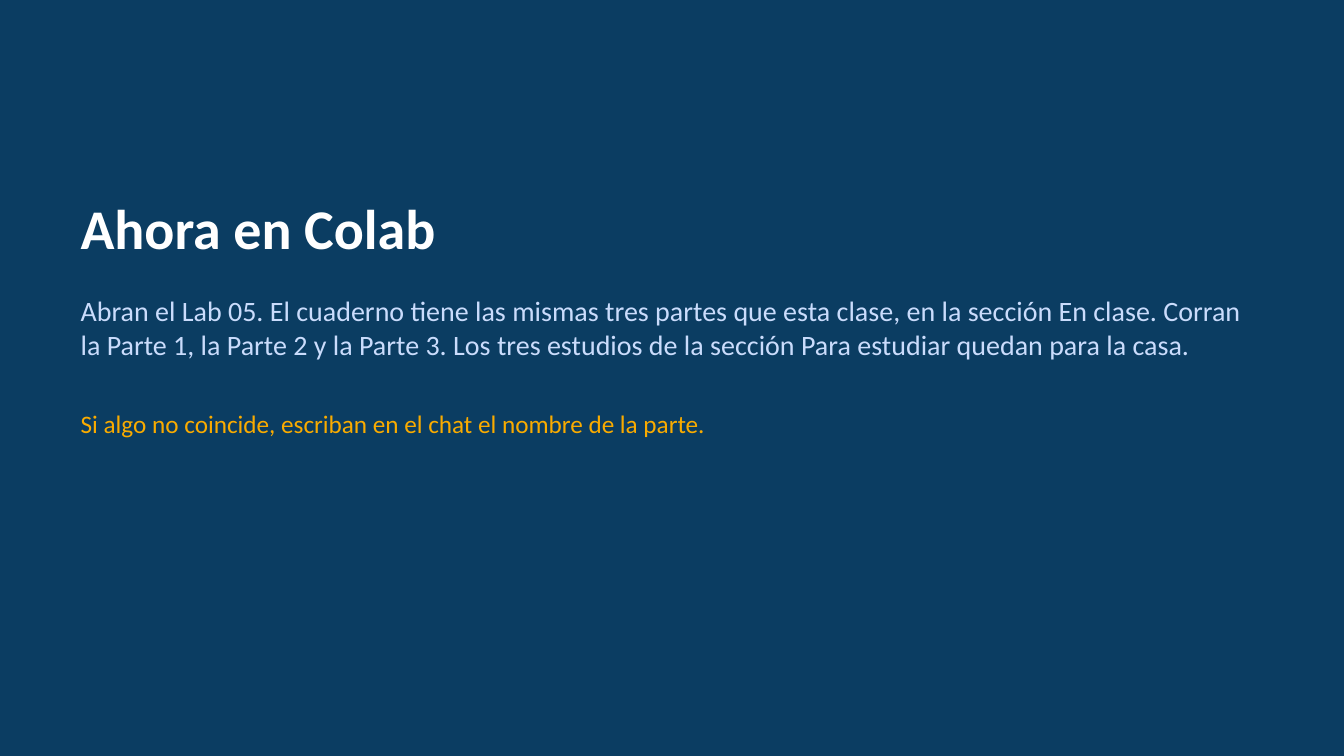
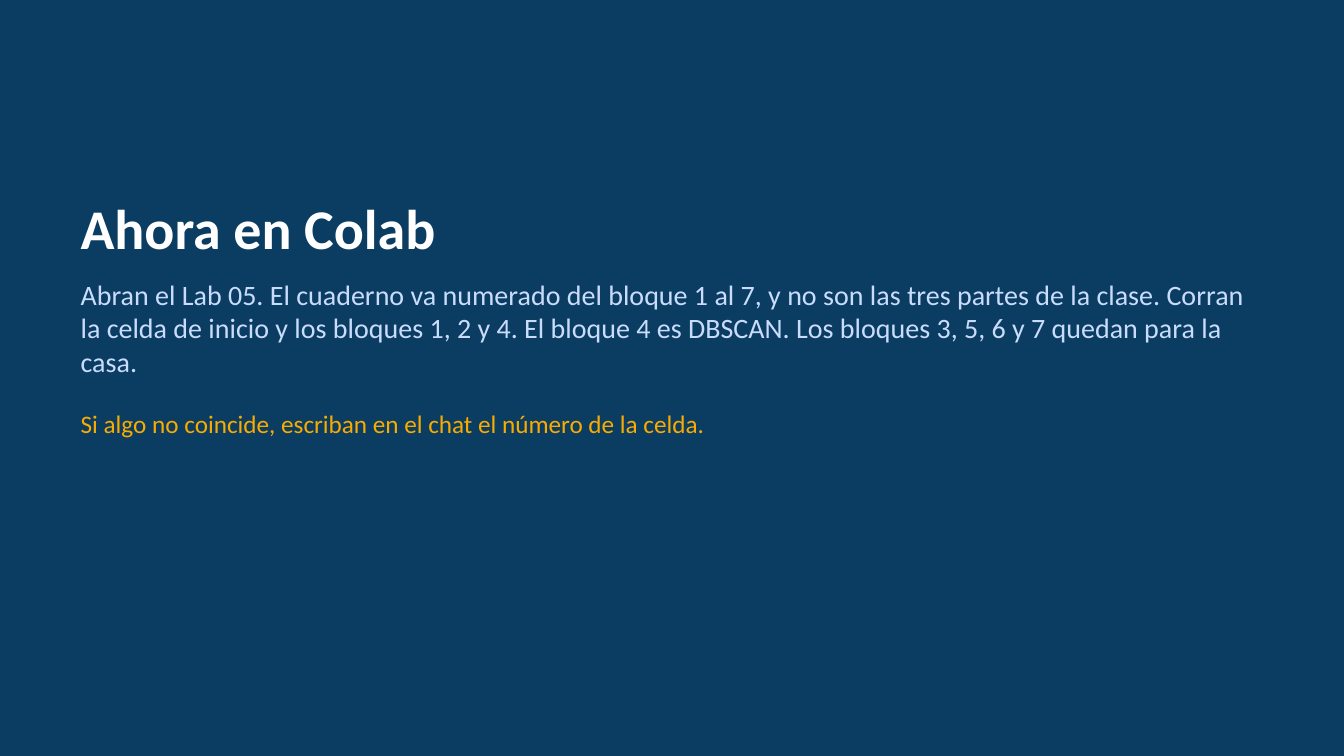
Before and after one commit to RodrigoMSB/curso-python-minergia, a slide deck: slide 25 of presentaciones/Simulador_Lab05_corto.pptx. Drawn at 1344x756 pixels with LibreOffice and Linux fonts; fonts in the diff are those of the drawing. Boxes give left, top, right and bottom in pixels: in the first picture for what was removed or moved away, otherwise in the second. Text is boxed around its words. In the diff, an @@ line names an element or a change of style, - is before the commit and + after.

```diff
--- a/presentaciones/Simulador_Lab05_corto.pptx
+++ b/presentaciones/Simulador_Lab05_corto.pptx
@@ text at (81, 285, 1244, 372): text changed @@
-Abran el Lab 05. El cuaderno tiene las mismas tres partes que esta clase, en la sección En clase. Corran la Parte 1, la Parte 2 y la Parte 3. Los tres estudios de la sección Para estudiar quedan para la casa.
+Abran el Lab 05. El cuaderno va numerado del bloque 1 al 7, y no son las tres partes de la clase. Corran la celda de inicio y los bloques 1, 2 y 4. El bloque 4 es DBSCAN. Los bloques 3, 5, 6 y 7 quedan para la casa.
@@ text at (81, 415, 704, 438): text changed @@
-Si algo no coincide, escriban en el chat el nombre de la parte.
+Si algo no coincide, escriban en el chat el número de la celda.
```
Also in this commit, not shown: 1 other slide changed.
